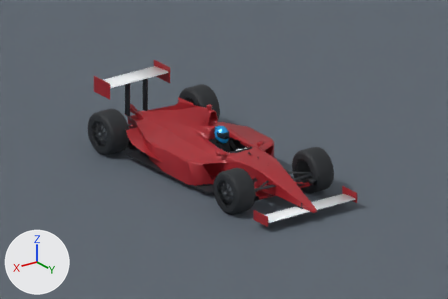
The Blender file source_art/vehicles/dallara_ir05/ir05_oval.blend, before and after one commit.
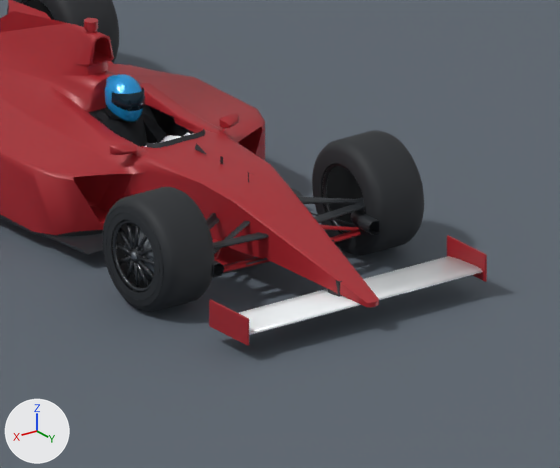
Each version is shown from the file's camera 'PreviewCamera', then close up on the part from 39% to 86% of the width and 33% to 91% of the height. Every picture has the same lights, and +X, +Y and +Z are marked at lower left. The first two pictures are the older version.

Objects in the first close-up: 'ChassisDetails_Carbon', 'CockpitLining', 'DriverHelmet', 'FrontEndplateLeft', 'FrontEndplateRight', 'FrontWing', 'HelmetVisor', 'Nose', 'PreviewGround', 'RimAssemblyFrontRight', 'WheelFrontLeft', 'WheelFrontRight', 'WheelRearLeft' and 8 more.
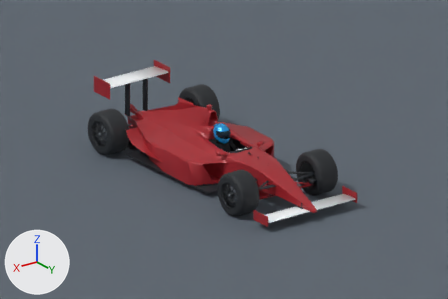
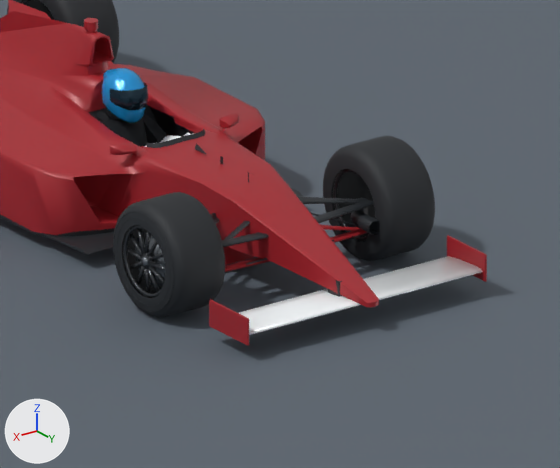
Location of each change, [x1, y1, x2, y2] in pixels of the close-ups (560 x 468 px; the box of a moved part takes in the faces that stretch with it):
```json
{"object": "WheelFrontRight", "change": "moved", "before": [102, 187, 215, 312], "after": [113, 192, 225, 317]}
{"object": "WheelFrontLeft", "change": "moved", "before": [312, 130, 424, 256], "after": [323, 136, 435, 261]}
{"object": "RimAssemblyFrontRight", "change": "moved", "before": [103, 206, 163, 306], "after": [113, 212, 174, 312]}
{"object": "DriverHelmet", "change": "reshaped", "before": [105, 74, 143, 122], "after": [102, 68, 146, 122], "on screen": "15% wider, 12% taller"}
{"object": "HelmetVisor", "change": "moved, rescaled", "before": [112, 86, 145, 111], "after": [110, 82, 148, 110], "on screen": "15% wider, 12% taller"}
{"object": "RimAssemblyFrontLeft", "change": "moved", "before": [322, 163, 424, 233], "after": [333, 169, 435, 241], "on screen": "mostly hidden"}
{"part": 2, "of": "me_dallara_ir05_original_103", "change": "moved or reshaped", "before": [134, 110, 140, 116], "after": [135, 109, 142, 116]}
{"part": 3, "of": "me_dallara_ir05_original_103", "change": "rebuilt", "before": [105, 74, 143, 122], "after": [102, 68, 146, 122], "on screen": "15% wider, 12% taller"}
```

Scene script edits in JSON lines:
```json
{"block": "me_dallara_ir05_original_102", "where": "# used by ob_helmetvisor; location = (0.0, 0.0, 0.0)"}
{"op": "remove", "block": "me_dallara_ir05_original_102", "code": "me_dallara_ir05_original_102.from_pydata(...)  # 130 vertices, 192 faces; spans x -0.108..0.096, y -0.047..0.069, z 0.6..0.705"}
{"op": "add", "block": "me_dallara_ir05_original_102", "code": "me_dallara_ir05_original_102.from_pydata(...)  # 130 vertices, 192 faces; spans x -0.124..0.111, y -0.044..0.09, z 0.61..0.731"}
{"block": "me_dallara_ir05_original_102", "change": "me_dallara_ir05_original_102 part 1: the whole mesh is scaled about its middle by 1.15, then moved by (0.0, 0.012, 0.018)"}
{"block": "me_dallara_ir05_original_103", "where": "# used by ob_driverhelmet; location = (0.0, 0.0, 0.0)"}
{"op": "remove", "block": "me_dallara_ir05_original_103", "code": "me_dallara_ir05_original_103.from_pydata(...)  # 1306 vertices, 1738 faces; spans x -0.105..0.093, y -0.194..0.058, z 0.531..0.765"}
{"op": "add", "block": "me_dallara_ir05_original_103", "code": "me_dallara_ir05_original_103.from_pydata(...)  # 1302 vertices, 1738 faces; spans x -0.12..0.108, y -0.213..0.077, z 0.531..0.8"}
{"block": "me_dallara_ir05_original_103", "change": "me_dallara_ir05_original_103 part 2: the loose piece of 15 vertices spanning x -0.023..0.018, y 0.052..0.058, z 0.569..0.603 is scaled about its middle by 1.15, then moved by (0.0, 0.018, 0.008)"}
{"block": "me_dallara_ir05_original_103", "change": "me_dallara_ir05_original_103 part 3: the loose piece of 895 vertices spanning x -0.105..0.093, y -0.194..0.055, z 0.531..0.765 is rebuilt with 894 vertices and now spans x -0.12..0.108, y -0.213..0.074, z 0.531..0.8"}
{"block": "me_dallara_ir05_original_103", "change": "other edits to the shape of me_dallara_ir05_original_103 do not show in these pictures"}
{"op": "set", "path": "ob_wheelfrontleft.location", "old": "(-0.715, 1.243, 0.327)", "new": "(-0.715, 1.343, 0.327)"}
{"op": "set", "path": "ob_wheelfrontright.location", "old": "(0.715, 1.243, 0.327)", "new": "(0.715, 1.343, 0.327)"}
```
